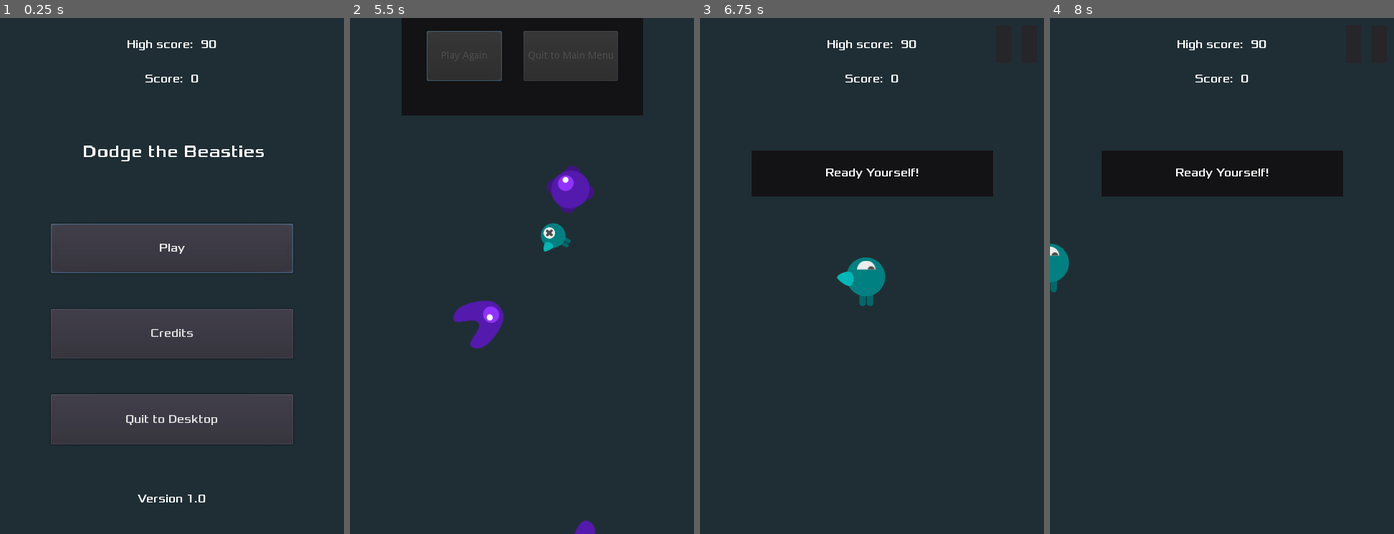
Above: before the commit, frames 1-4 (left to right).
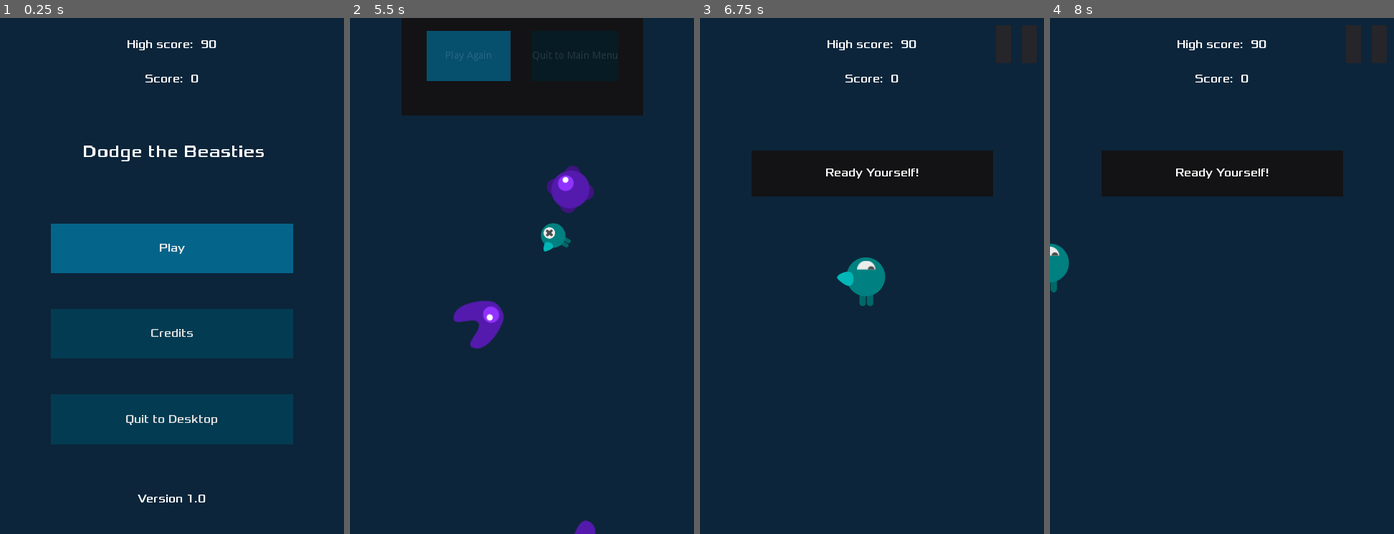
Above: after the commit, the same moments.

Repository: AlixBarreaux/dodge-the-beasties
Game: Godot game, scene res://scenes/Main.tscn
The game is run twice, just before and just after one commit, with the same random seed, the same clock (stepped at 60 frames per second) and the same inputs.
Inputs (mouse positions are in pixels of both pictures, inside the frame that each line leads up to):
- Up to frame 1 (0.25 s): no input
- Up to frame 2 (5.5 s): click "Play" at 0.5 s; click (666, 43) at 1.25 s; click "Resume" at 2 s; tap Enter at 2.75 s; move the mouse to (597, 250) at 2.77 s; press the mouse at (597, 250) at 2.78 s; hold D (move_right) 2.78-3.53 s; move the mouse to (453, 301) at 3.52 s; release the mouse at (453, 301) at 3.53 s; hold S (move_down) 3.53-4.28 s; click (453, 301) at 3.6 s; move the mouse to (556, 162) at 4.27 s; press the mouse at (556, 162) at 4.28 s; hold D (move_right) 4.28-5.03 s; move the mouse to (504, 379) at 5.02 s; release the mouse at (504, 379) at 5.03 s; hold W (move_up) from 5.03 s (still down); click (504, 379) at 5.1 s
- Up to frame 3 (6.75 s): move the mouse to (975, 353) at 5.77 s; release W (move_up) at 5.78 s; press the mouse at (975, 353) at 5.78 s; hold A (move_left) 5.78-6.5 s; release the mouse at (975, 353) at 6.5 s; click "Play Again" at 6.5 s
- Up to frame 4 (8 s): tap Space at 7.25 s; move the mouse to (1118, 198) at 7.27 s; hold A (move_left) from 7.28 s (still down); click (1118, 198) at 7.35 s

The runs differ from the first frame. In frame 1, 20% of the frame differs, in the area x 14-86%, y 39-83%; in frame 2, 5.0%; in frame 3, less than 0.1%; in frame 4, less than 0.1%.

Commit message:
Update default theme. Also apply color to Credits background

Diff:
--- a/resources/main_theme.tres
+++ b/resources/main_theme.tres
@@ -1,6 +1,18 @@
-[gd_resource type="Theme" load_steps=4 format=2]
+[gd_resource type="Theme" load_steps=8 format=2]
 
 [ext_resource path="res://assets/fonts/xolonium-regular.ttf" type="DynamicFontData" id=1]
+
+[sub_resource type="StyleBoxFlat" id=4]
+bg_color = Color( 0.00784314, 0.117647, 0.164706, 1 )
+
+[sub_resource type="StyleBoxFlat" id=5]
+bg_color = Color( 0.0196078, 0.392157, 0.541176, 1 )
+
+[sub_resource type="StyleBoxFlat" id=6]
+bg_color = Color( 0.00784314, 0.294118, 0.407843, 1 )
+
+[sub_resource type="StyleBoxFlat" id=3]
+bg_color = Color( 0.0117647, 0.231373, 0.321569, 1 )
 
 [sub_resource type="DynamicFont" id=1]
 font_data = ExtResource( 1 )
@@ -9,5 +21,9 @@
 font_data = ExtResource( 1 )
 
 [resource]
+Button/styles/disabled = SubResource( 4 )
+Button/styles/focus = SubResource( 5 )
+Button/styles/hover = SubResource( 6 )
+Button/styles/normal = SubResource( 3 )
 Label/fonts/font = SubResource( 1 )
 RichTextLabel/fonts/normal_font = SubResource( 2 )
--- a/scenes/Main.tscn
+++ b/scenes/Main.tscn
@@ -22,7 +22,7 @@
 anchor_right = 1.0
 anchor_bottom = 1.0
 mouse_filter = 2
-color = Color( 0.121569, 0.180392, 0.203922, 1 )
+color = Color( 0.0470588, 0.145098, 0.227451, 1 )
 
 [node name="Path2D" type="Path2D" parent="."]
 curve = SubResource( 1 )
--- a/scenes/gui/CreditsMenu.tscn
+++ b/scenes/gui/CreditsMenu.tscn
@@ -6,7 +6,7 @@
 [ext_resource path="res://resources/main_theme.tres" type="Theme" id=4]
 
 [sub_resource type="StyleBoxFlat" id=13]
-bg_color = Color( 0.121569, 0.180392, 0.203922, 1 )
+bg_color = Color( 0.0470588, 0.145098, 0.227451, 1 )
 
 [sub_resource type="DynamicFont" id=12]
 size = 25
--- a/scenes/gui/HUD.tscn
+++ b/scenes/gui/HUD.tscn
@@ -118,7 +118,7 @@
 theme = ExtResource( 2 )
 bbcode_enabled = true
 bbcode_text = "[center]High Score:  99999999[/center]"
-text = "High Score:  99999999"
+text = "[center]High Score:  99999999[/center]"
 __meta__ = {
 "_editor_description_": ""
 }
